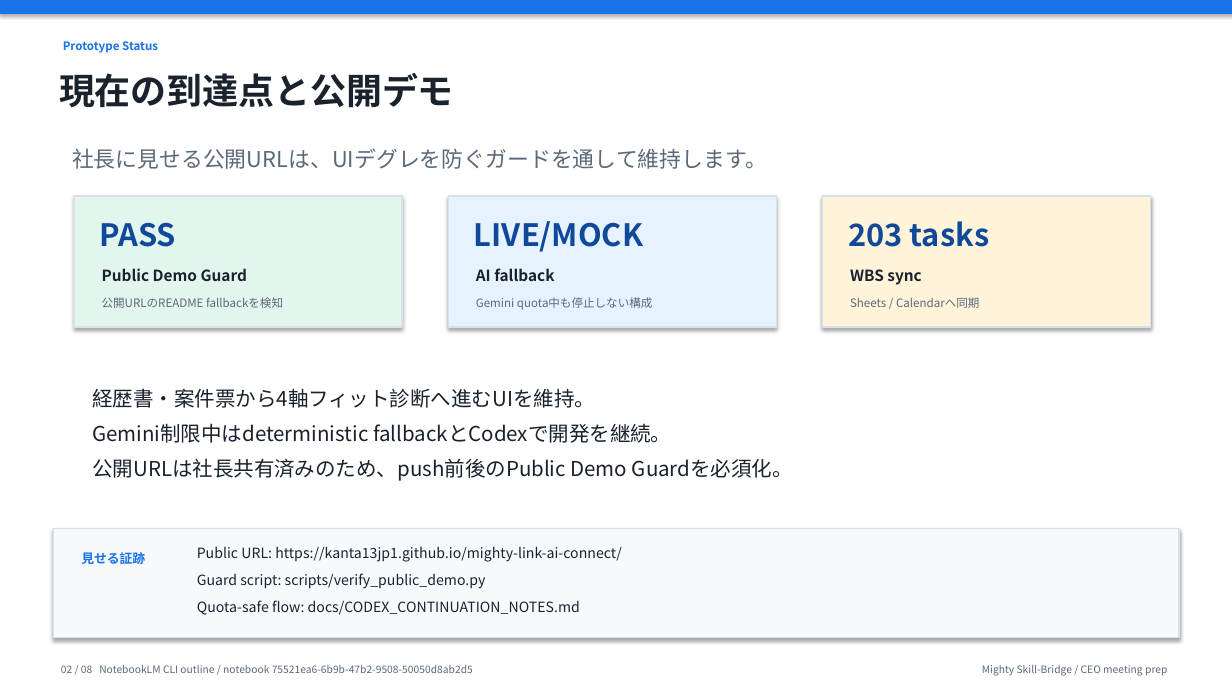
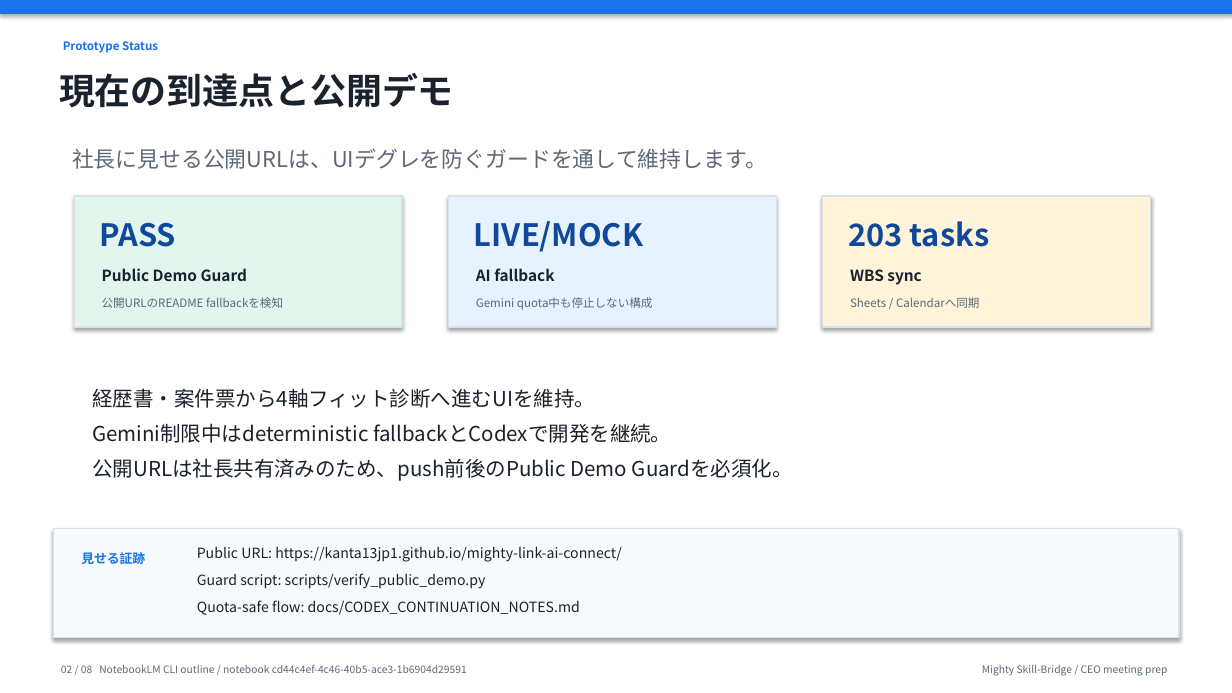
Before and after one commit to kanta13jp1/mighty-link-ai-connect, a slide deck: slide 2 of exports/knowledge_flow/mighty_skill_bridge_ceo_presentation_2026-06-02.pptx. Drawn at 1232x693 pixels with LibreOffice and Linux fonts; fonts in the diff are those of the drawing. Boxes give left, top, right and bottom in pixels: in the first picture for what was removed or moved away, otherwise in the second. Text is boxed around its words. In the diff, an @@ line names an element or a change of style, - is before the commit and + after.

```diff
--- a/exports/knowledge_flow/mighty_skill_bridge_ceo_presentation_2026-06-02.pptx
+++ b/exports/knowledge_flow/mighty_skill_bridge_ceo_presentation_2026-06-02.pptx
@@ text at (x1=61, y1=665, x2=467, y2=673): text changed @@
-02 / 08 NotebookLM CLI outline / notebook 75521ea6-6b9b-47b2-9508-50050d8ab2d5
+02 / 08 NotebookLM CLI outline / notebook cd44c4ef-4c46-40b5-ace3-1b6904d29591
```
Also in this commit, not shown: 7 other slides changed, 25 other files.
